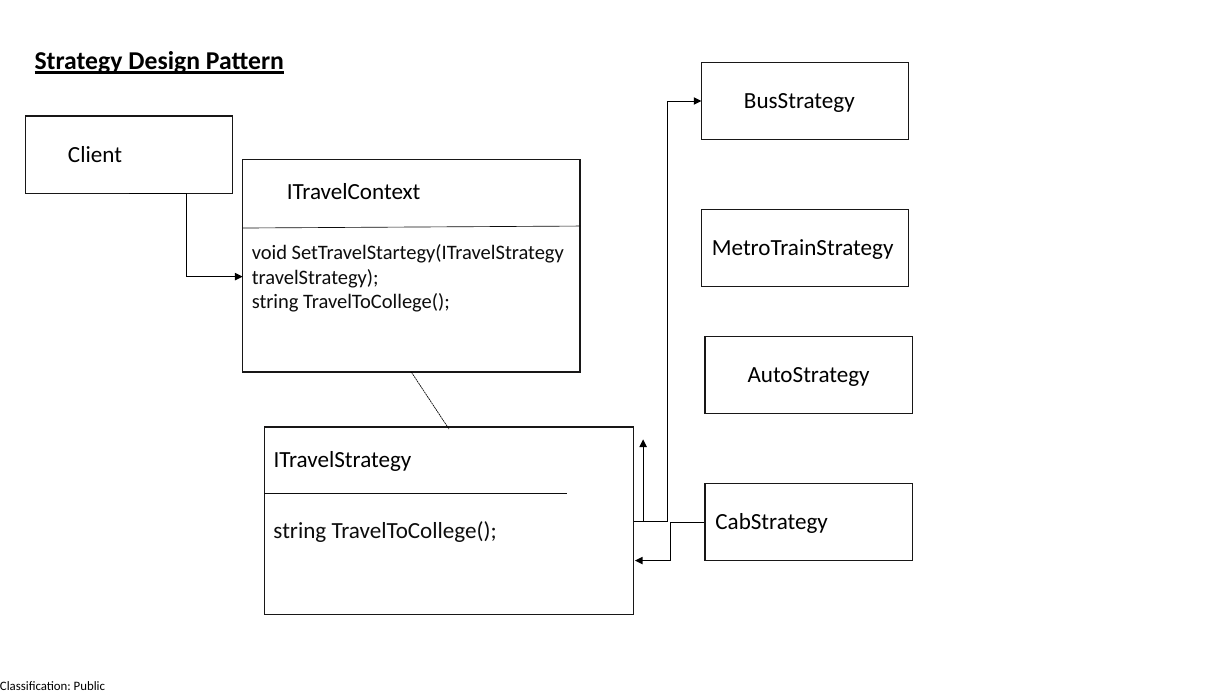
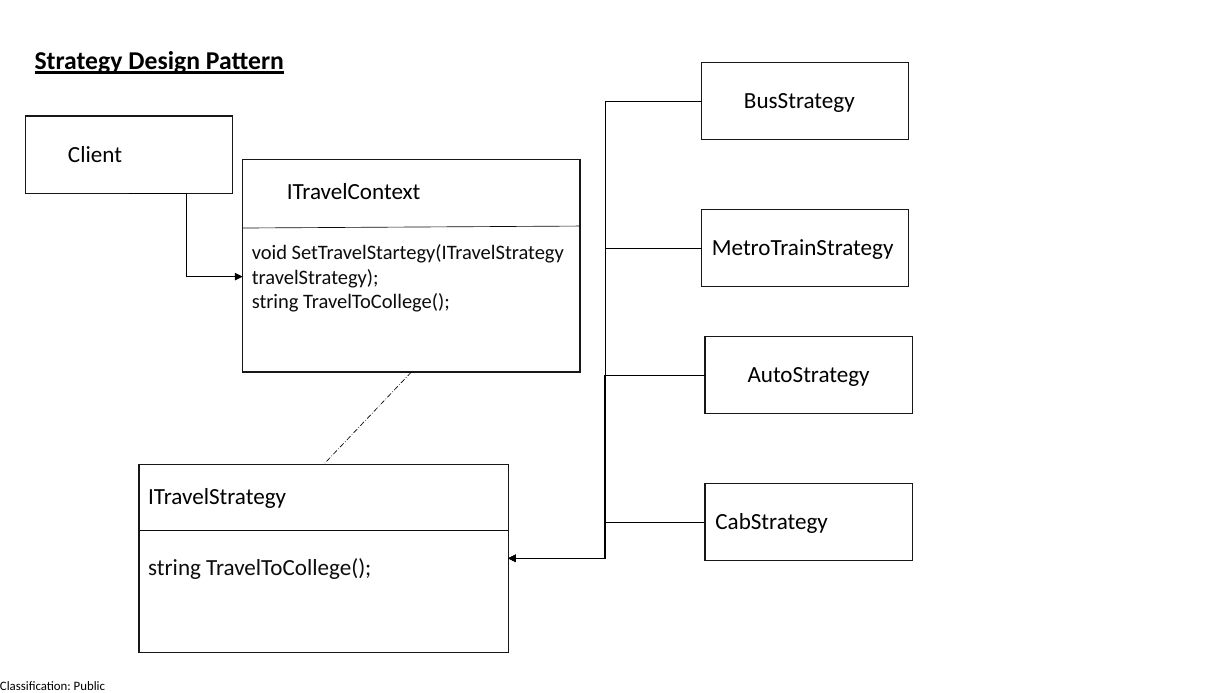
Before and after one commit to manaswiniray/DesignPatterns, a slide deck: slide 17 of UMLDiagrams.pptx. Drawn at 1232x693 pixels with LibreOffice and Linux fonts; fonts in the diff are those of the drawing. Boxes give left, top, right and bottom in pixels: in the first picture for what was removed or moved away, otherwise in the second. Text is boxed around its words. In the diff, an @@ line names an element or a change of style, - is before the commit and + after.

```diff
--- a/UMLDiagrams.pptx
+++ b/UMLDiagrams.pptx
@@ elbow arrow moved from (634, 521) - (701, 101) to (701, 101) - (508, 558) @@
@@ elbow arrow added from (701, 248) to (508, 558), #000000 0.5 pt @@
@@ line moved from (411, 372) - (449, 429) to (411, 372) - (323, 465) @@
@@ elbow arrow moved from (634, 521) - (643, 440) to (705, 375) - (508, 558) @@
@@ text "ITravelStrategy": place and size @@
-text "ITravelStrategy" at (274,451,412,471)
+text "ITravelStrategy" at (148,488,286,508)
@@ rectangle: place and size @@
-rectangle at (264,427,634,615)
+rectangle at (140,465,509,653)
@@ line moved from (264, 494) - (567, 494) to (140, 531) - (508, 531) @@
@@ elbow arrow moved from (705, 522) - (635, 561) to (705, 522) - (508, 558) @@
@@ text "string TravelToCollege();": place and size @@
-text "string TravelToCollege();" at (273,521,497,542)
+text "string TravelToCollege();" at (148,558,371,579)
```
Also in this commit, not shown: 1 other slide changed, 1 slide added, 10 other files.
